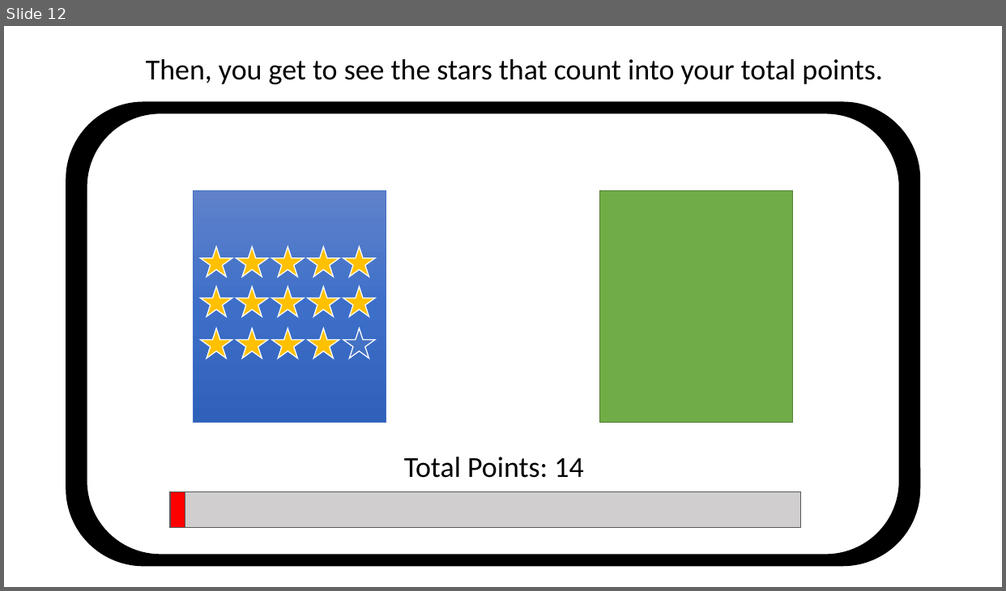
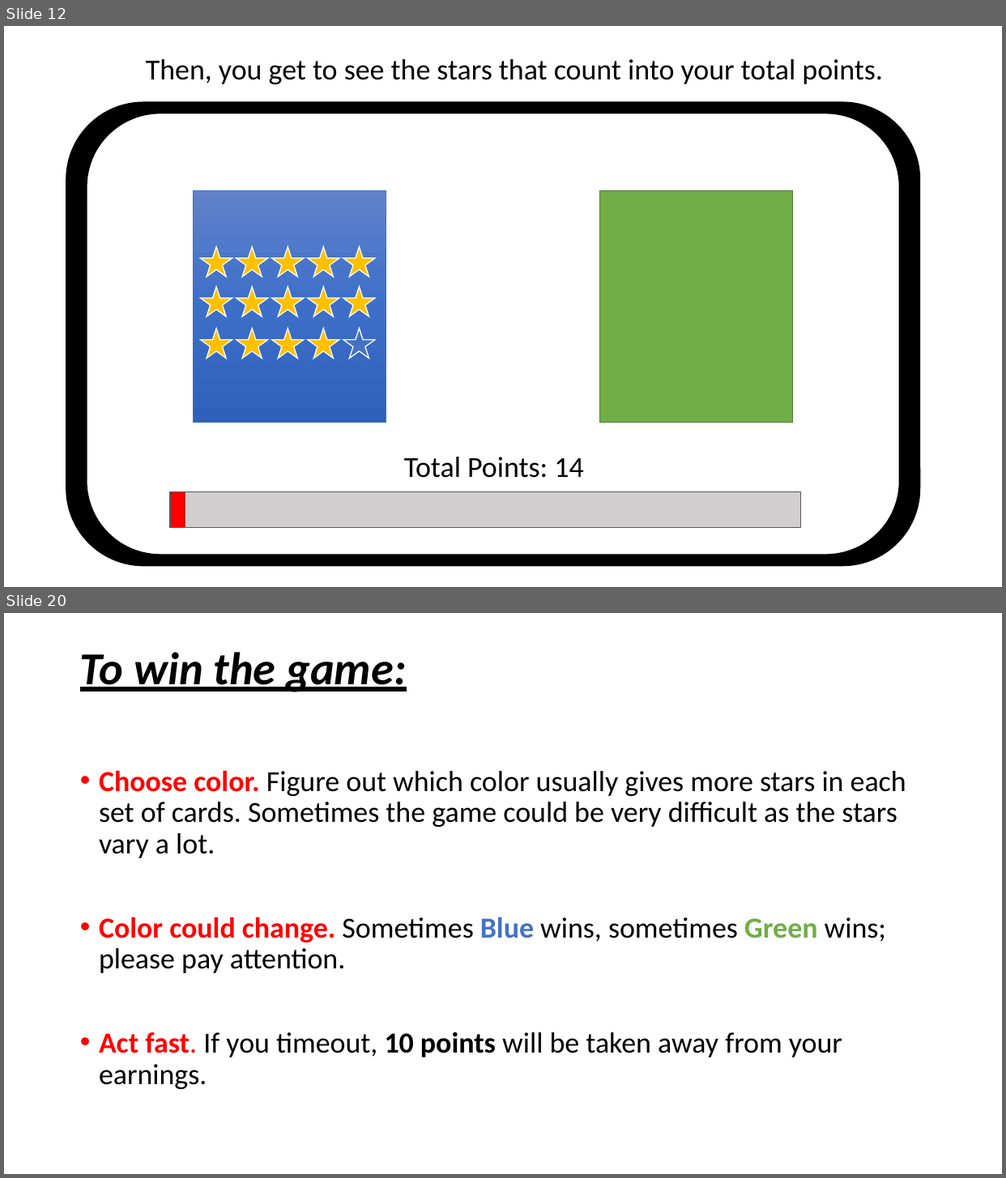
Before and after one commit to LillianXu2019/LUX-RL, a slide deck: images/task_instructions_lux.pptx. Shown one above the other, each under a label of ours: slide 12 before the commit, slides 12 and 20 after it; the slides between them are not shown. The pictures are 1006x591 and 1006x1178 pixels, drawn with LibreOffice and Linux fonts; fonts in the diff are those of the drawing. Boxes give left, top, right and bottom in pixels: in the first picture for what was removed or moved away, otherwise in the second. Text is boxed around its words. In the diff, an @@ line names an element or a change of style, - is before the commit and + after.

```diff
--- a/images/task_instructions_lux.pptx
+++ b/images/task_instructions_lux.pptx
@@ slide 20 added at [4,613,1002,1174], background #FFFFFF @@
@@ title added at [80,652,406,692], 44 pt, text #000000, bold, italic, underline @@
+To win the game:
@@ text added at [99,770,906,1089], 28 pt, text #000000 @@
+• Choose color. Figure out which color usually gives more stars in each set of cards. Sometimes the game could be very difficult as the stars vary a lot.
+• Color could change. Sometimes Blue wins, sometimes Green wins; please pay attention.
+• Act fast. If you timeout, 10 points will be taken away from your earnings.
```
Also in this commit, not shown: 6 slides changed, 15 other slides added, 1 slide removed, 29 other files.
